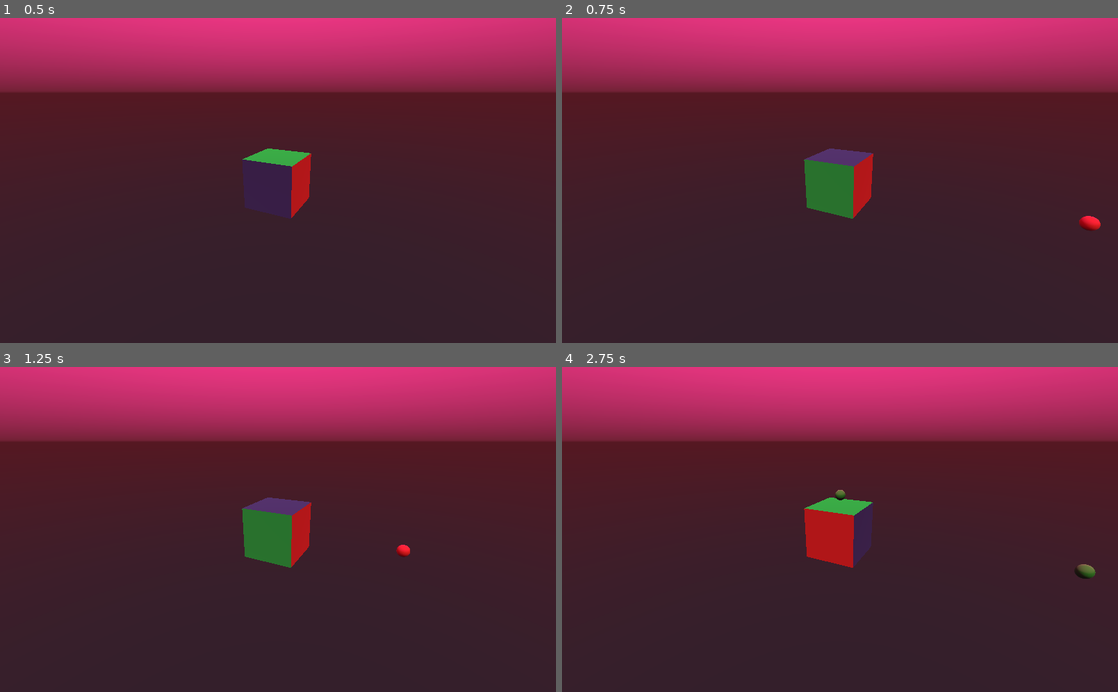
Above: before the commit, frames 1-4 (two rows, left to right).
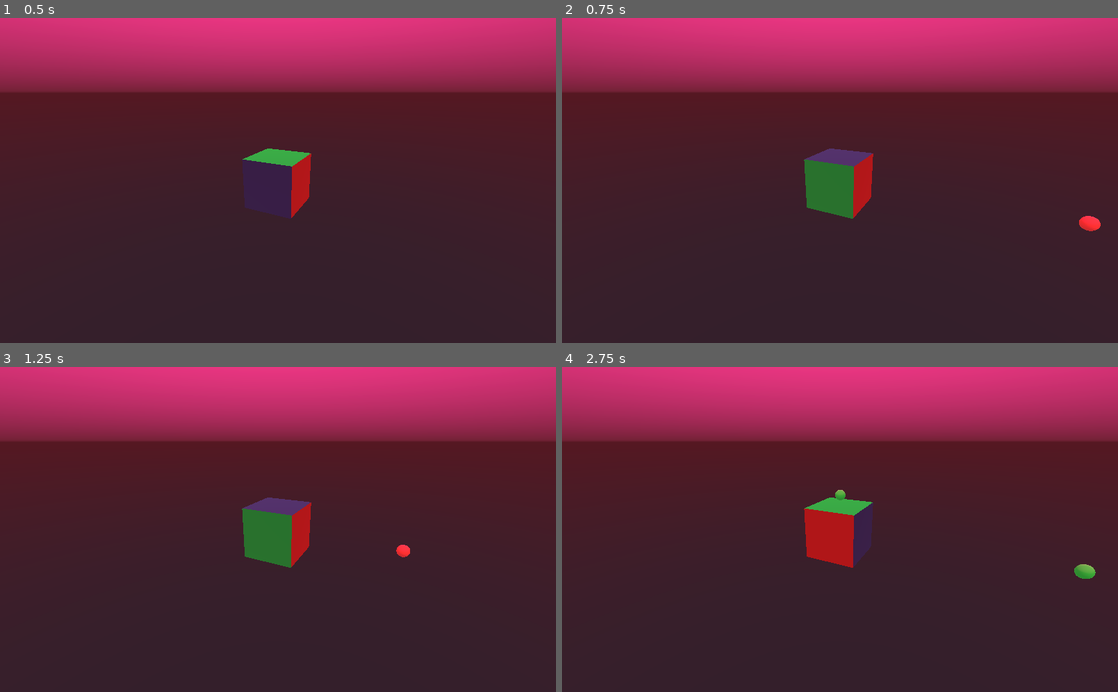
Above: after the commit, the same moments.

Repository: ajweeks/droplet_jam_01
Game: Godot game, scene res://scenes/main_scene.tscn
The game is run twice, just before and just after one commit, with the same random seed, the same clock (stepped at 60 frames per second) and the same inputs.
Inputs:
- Up to frame 1 (0.5 s): no input
- Up to frame 2 (0.75 s): tap Enter at 0.5 s; hold S (rotate_x_neg) from 0.53 s (still down)
- Up to frame 3 (1.25 s): keep holding S (rotate_x_neg)
- Up to frame 4 (2.75 s): release S (rotate_x_neg) at 1.28 s; tap W (rotate_x_pos) at 1.35 s; hold D (rotate_y_neg) from 2.03 s (still down)

Frame 1 is identical in both runs. In frame 2, less than 0.1% of the frame differs, in the area x 93-97%, y 60-66%; in frame 3, less than 0.1%; in frame 4, 0.2%, in the area x 49-96%, y 37-66%.

Commit message:
Spawn particle system on hit

Diff:
--- a/project.godot
+++ b/project.godot
@@ -130,6 +130,10 @@
 3d_physics/layer_1="projectiles"
 3d_physics/layer_2="cube"
 
+[memory]
+
+limits/message_queue/max_size_kb=4096
+
 [rendering]
 
 environment/default_environment="res://default_env.tres"
--- /dev/null
+++ b/scenes/mat_particle_hit.tres
@@ -0,0 +1,10 @@
+[gd_resource type="SpatialMaterial" format=2]
+
+[resource]
+flags_transparent = true
+flags_unshaded = true
+flags_do_not_receive_shadows = true
+vertex_color_use_as_albedo = true
+params_diffuse_mode = 3
+params_specular_mode = 4
+params_cull_mode = 2
--- /dev/null
+++ b/scenes/particles.tscn
@@ -0,0 +1,40 @@
+[gd_scene load_steps=6 format=2]
+
+[ext_resource path="res://scenes/mat_particle_hit.tres" type="Material" id=1]
+
+[sub_resource type="Gradient" id=1]
+offsets = PoolRealArray( 0, 0.518519, 0.985185, 1 )
+colors = PoolColorArray( 1, 1, 1, 1, 1, 1, 1, 1, 0, 0, 0, 0, 1, 1, 1, 1 )
+
+[sub_resource type="GradientTexture" id=2]
+gradient = SubResource( 1 )
+width = 512
+
+[sub_resource type="ParticlesMaterial" id=3]
+lifetime_randomness = 0.38
+flag_align_y = true
+direction = Vector3( 0, 0.5, 1 )
+spread = 47.43
+gravity = Vector3( 0, -8.674, 0 )
+initial_velocity = 11.25
+initial_velocity_random = 0.78
+angle_random = 0.75
+scale = 0.2
+scale_random = 0.21
+color_ramp = SubResource( 2 )
+
+[sub_resource type="QuadMesh" id=4]
+material = ExtResource( 1 )
+size = Vector2( 0.12, 1 )
+
+[node name="Particles" type="Particles"]
+cast_shadow = 0
+emitting = false
+amount = 32
+lifetime = 0.14
+one_shot = true
+explosiveness = 0.67
+randomness = 0.27
+visibility_aabb = AABB( -2.08554, -1.93848, -2.33558, 4.17107, 3.87696, 4.67116 )
+process_material = SubResource( 3 )
+draw_pass_1 = SubResource( 4 )
--- a/scripts/main_game.gd
+++ b/scripts/main_game.gd
@@ -7,6 +7,7 @@
 onready var combo_value_text_box := $GUI/MarginContainer/VBoxContainer/HBoxContainer/MarginContainer2/combo_value as RichTextLabel
 onready var hit_scale_curve := load("res://misc/hit_scale_curve.tres") as Curve
 onready var audio_manager := $Audio as AudioManager
+onready var particles_scene := load("res://scenes/particles.tscn")
 
 var cube_inst
 
@@ -29,11 +30,15 @@
 var time_since_hit := 0.0
 var time_scale = 4.0
 
+var particles_pool : Array
+
 func _ready():
 	songs.append([])
 	songs[0].append(120) # BPM
-	songs[0].append("x...y...x...y...x...y.x.x.y.x...y...x...y...x..yy.xx.xy.")
-	songs[0].append("r...g...g...g...r...r.g.r.g.r...g...g...g...r..rr.gg.rg.")
+	songs[0].append("x...y...x...y...x...y.x.x.y.x...y.x.x.y.y...x..yy.xx.xy.")
+	songs[0].append("r...g...g...g...r...r.g.r.g.r...g.g.g.r.g...r..rr.gg.rg.")
+
+	resize_particle_pool(6)
 
 	cube_inst = cube.instance()
 	add_child(cube_inst);
@@ -46,23 +51,6 @@
 	spawn_dirs.append(-Vector3.UP)
 	spawn_dirs.append(Vector3.FORWARD)
 	spawn_dirs.append(-Vector3.FORWARD)
-
-func dirCharToDir(dir_char):
-	match dir_char:
-		'x': return 0;
-		'X': return 1;
-		'y': return 2;
-		'Y': return 3;
-		'z': return 4;
-		'Z': return 5;
-	return -1;
-
-func colorCharToColIdx(color_char):
-	match color_char:
-		'r': return 0;
-		'g': return 1;
-		'b': return 2;
-	return -1;
 
 func _process(delta):
 	elapsed_time_in_song += delta
@@ -98,6 +86,25 @@
 			projectiles[i].transform.origin = Vector3(9999,9999,9999)
 			projectiles_used[i] = false
 
+
+func resize_particle_pool(new_size: int):
+	print("Resizing particles pool to " + str(new_size))
+	var old_size := particles_pool.size()
+	assert(new_size > old_size)
+	particles_pool.resize(new_size)
+	for i in range(old_size, new_size):
+		particles_pool[i] = particles_scene.instance()
+		var p := particles_pool[i] as Particles
+		p.emitting = false
+		add_child(p)
+
+func next_particle_system() -> Particles:
+	for i in range(particles_pool.size()):
+		if not particles_pool[i].emitting:
+			return particles_pool[i]
+	resize_particle_pool(int(ceil(particles_pool.size() * 1.5)))
+	return next_particle_system()
+
 func resize_projectiles_array(new_size: int):
 	print("Resizing projectiles array to " + str(new_size))
 	var old_size = projectiles.size()
@@ -111,7 +118,7 @@
 		projectiles[i] = new_projectile
 		projectiles_used[i] = false
 
-func next_projectile_index():
+func next_projectile_index() -> int:
 	for i in range(projectiles_used.size()):
 		if not projectiles_used[i]:
 			return i;
@@ -123,9 +130,35 @@
 	projectiles_used[next_index] = true
 	return projectiles[next_index]
 
+func dirCharToDir(dir_char) -> int:
+	match dir_char:
+		'x': return 0;
+		'X': return 1;
+		'y': return 2;
+		'Y': return 3;
+		'z': return 4;
+		'Z': return 5;
+	return -1;
+
+func colorCharToColIdx(color_char) -> int:
+	match color_char:
+		'r': return 0;
+		'g': return 1;
+		'b': return 2;
+	return -1;
+
 func onProjectileHit(projectile, axis: int, index: int):
 	var correct = projectile.color == axis
 	cube_inst.lightFace(axis, index, correct)
+
+	var p := next_particle_system() as Particles
+	p.restart()
+	var t = p.transform as Transform
+	t.origin = projectile.transform.origin
+	var p_rb := projectile.rb as RigidBody
+	var fwd = p_rb.linear_velocity
+	var up = fwd.cross(Vector3(0.5, 0.5, 0.5)).normalized()
+	p.transform = t.looking_at(fwd, up)
 
 	if correct:
 		combo += 1
--- a/scripts/projectile.gd
+++ b/scripts/projectile.gd
@@ -4,7 +4,8 @@
 var color := -1 # 0, 1, 2 => r, g, b
 
 onready var mesh := $projectile_mesh as CSGMesh
-onready var game := get_tree().get_current_scene() as main_game
+onready var game := get_tree().get_current_scene()
+onready var rb = $projectile_rb as RigidBody
 
 var red =   Color("#c02929")
 var green = Color("#258c2c")
@@ -13,6 +14,8 @@
 func _ready():
 	mesh.material_override = SpatialMaterial.new()
 	mesh.material_override.roughness = 0.0
+	mesh.material_override.emission_energy = 1.0
+	mesh.material_override.emission_enabled = true
 	set_color(0)
 
 func _process(delta):
@@ -29,7 +32,13 @@
 		return
 	color = inColor
 	match inColor:
-		0: mesh.material_override.albedo_color = red;
-		1: mesh.material_override.albedo_color = green;
-		2: mesh.material_override.albedo_color = blue;
+		0:
+			mesh.material_override.albedo_color = red;
+			mesh.material_override.emission = red;
+		1:
+			mesh.material_override.albedo_color = green;
+			mesh.material_override.emission = green;
+		2:
+			mesh.material_override.albedo_color = blue;
+			mesh.material_override.emission = blue;
 		_: printerr("invalid color")
